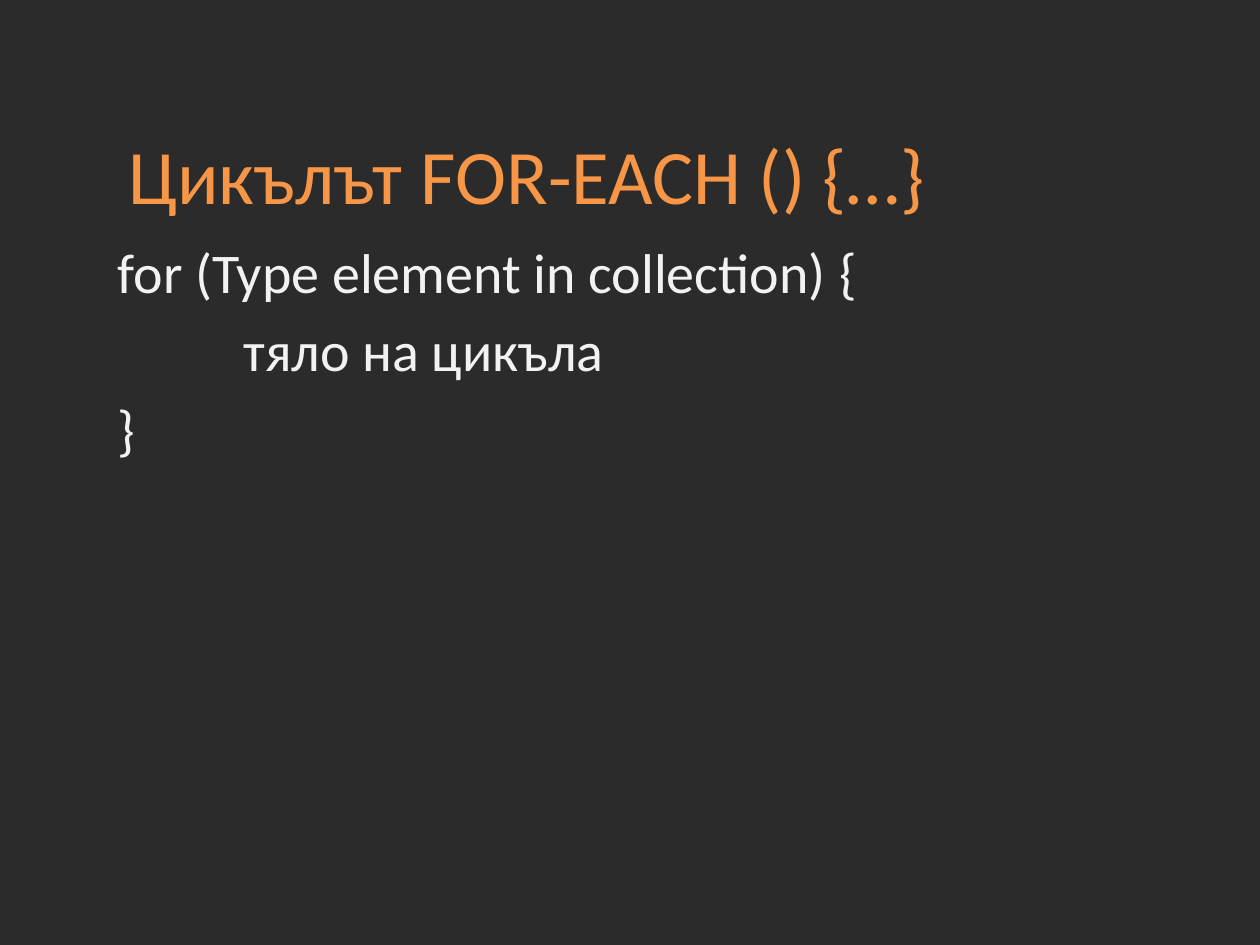
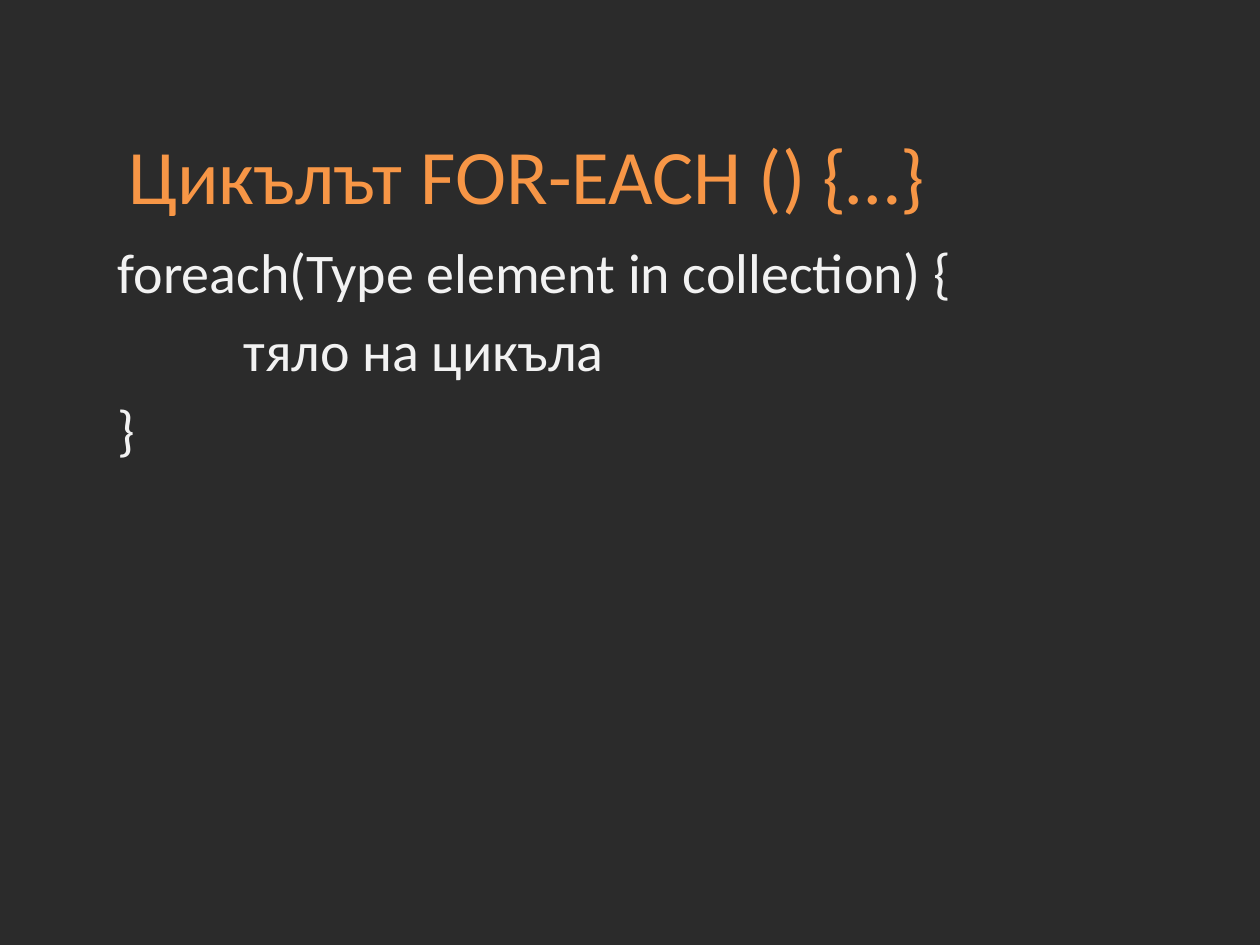
Before and after one commit to Academy-Soft-Intellect/Dot-Net-Course, a slide deck: slide 13 of 04-Arrays.pptx. Drawn at 1260x945 pixels with LibreOffice and Linux fonts; fonts in the diff are those of the drawing; background and template pictures are left out; a plain dark background stands for a picture behind light text. Boxes give left, top, right and bottom in pixels: in the first picture for what was removed or moved away, otherwise in the second. Text is boxed around its words. In the diff, an @@ line names an element or a change of style, - is before the commit and + after.

```diff
--- a/04-Arrays.pptx
+++ b/04-Arrays.pptx
@@ text at (x1=118, y1=252, x2=920, y2=302): text changed @@
-for (Type element in collection) {
+foreach(Type element in collection) {
```
Also in this commit, not shown: 2 other slides changed, 16 other files.
